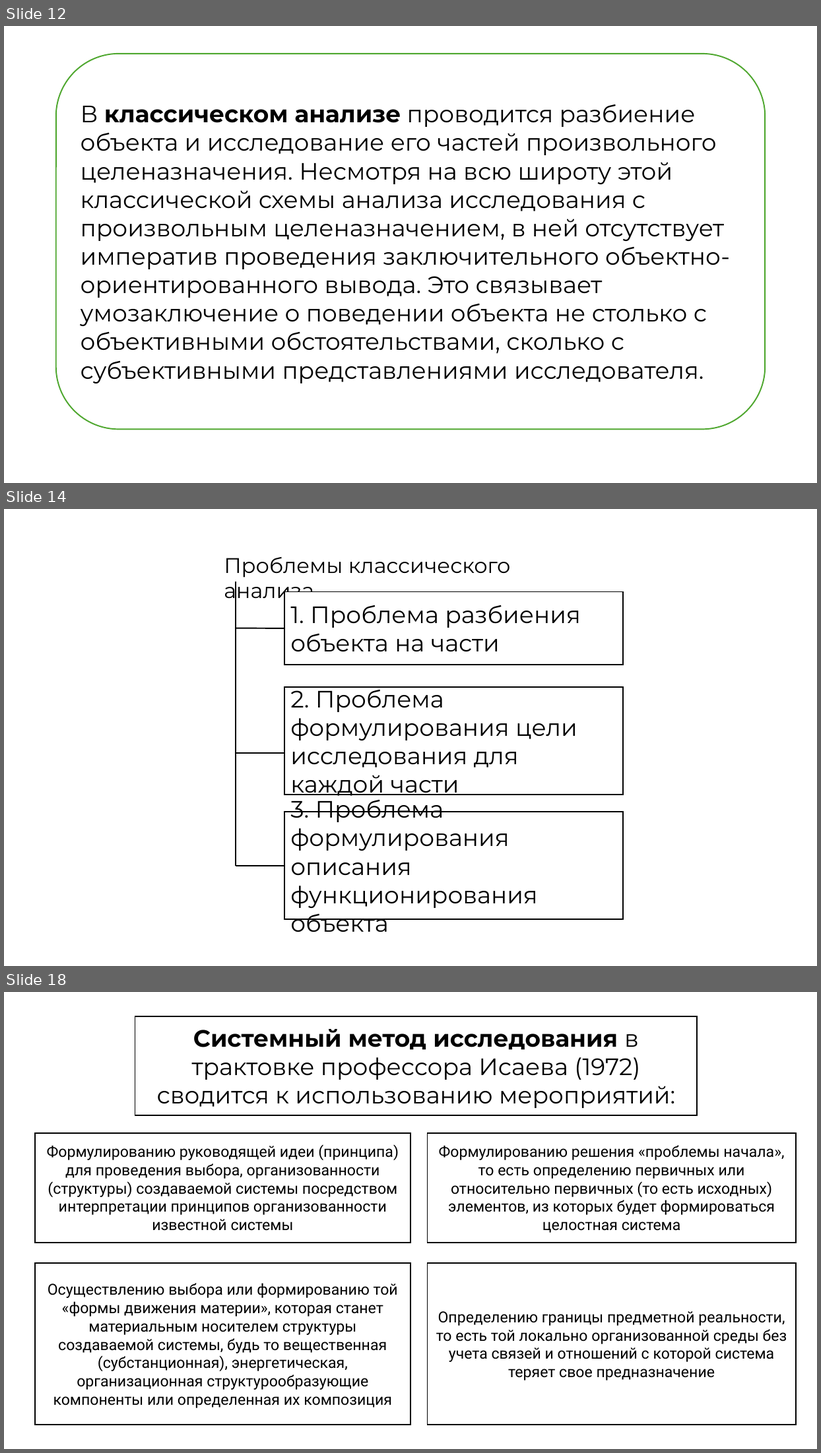
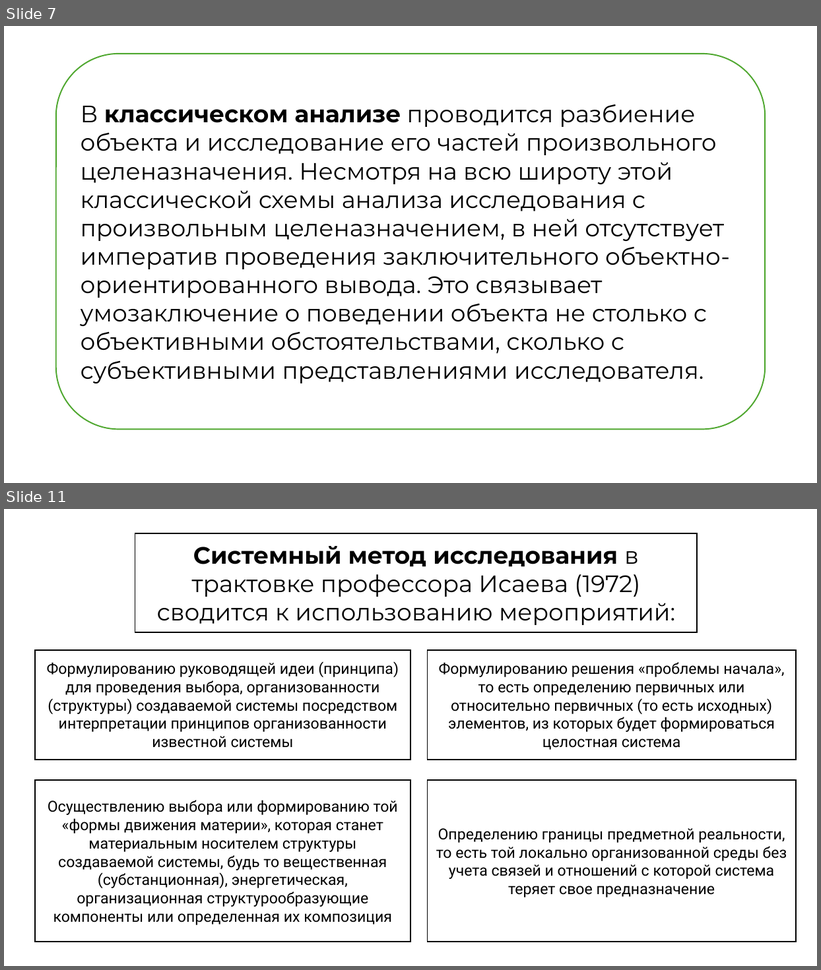
Before and after one commit to kuskas112/Labs, a slide deck: Основы системного анализа/lab1/lab1.pptx. Shown one above the other, each under a label of ours: slides 12, 14 and 18 before the commit, slides 7 and 11 after it; the slides between them are not shown. The pictures are 821x1453 and 821x970 pixels, drawn with LibreOffice and Linux fonts; fonts in the diff are those of the drawing. Boxes give left, top, right and bottom in pixels: in the first picture for what was removed or moved away, otherwise in the second. Text is boxed around its words. In the diff, an @@ line names an element or a change of style, - is before the commit and + after.

```diff
--- a/Основы системного анализа/lab1/lab1.pptx
+++ b/Основы системного анализа/lab1/lab1.pptx
@@ slide 14 removed at (4,509,817,966), background #FFFFFF @@
@@ text removed at (224,557,511,603) @@
-Проблемы классического анализа
@@ line removed from (236, 582) to (236, 866) @@
@@ rectangle removed at (284,592,623,665) @@
-1. Проблема разбиения объекта на части
@@ line removed from (284, 628) to (236, 628) @@
@@ rectangle removed at (284,687,623,795) @@
-2. Проблема формулирования цели исследования для каждой части
@@ line removed from (284, 754) to (236, 754) @@
@@ rectangle removed at (284,812,623,920) @@
-3. Проблема формулирования описания функционирования объекта
@@ line removed from (284, 866) to (236, 866) @@
@@ what was slide 12 is now slide 7 @@
@@ what was slide 18 is now slide 11 @@
```
Also in this commit, not shown: 5 slides changed, 1 slide added, 7 other slides removed.
